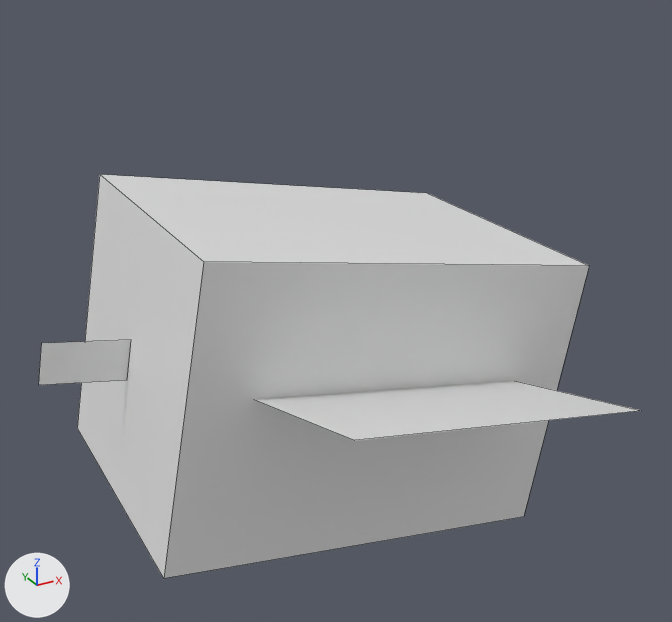
Before and after pictures for a commit that changed the FBX model Assets/Images/Bee/Bee.fbx.
Both versions are drawn from a camera (50 mm lens) standing at (-1.22, -2.38, 1.34) and looking at (0.09, 0.0, 0.16). Arrows for +X, +Y and +Z are at lower left; the lights stay in place. Mesh edges are drawn as thin lines. Where no turn or scale is listed for an object, it has been applied to the vertices.

The first picture shows 'BeeBase', 'Right Wing', 'Stinger'.
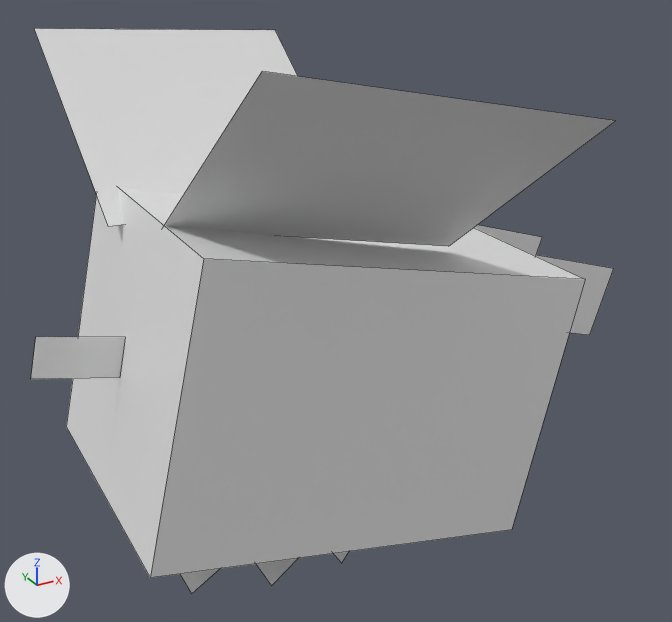
Pixel boxes [x1, y1, x2, y2] of what changed, in the pictures (672 x 622 px):
'BeeBase', reshaped, moved, turned, rescaled: before [77, 174, 589, 578]; after [31, 187, 585, 578]
'Right Wing', moved, turned: before [256, 381, 641, 440]; after [164, 71, 615, 246]
'Left Wing', shading changed, moved, turned (not visible before): after [34, 28, 297, 226]
'Stinger', deleted: before [39, 340, 131, 385]
'Attena', added: after [474, 225, 614, 335]
'Leg L2', reshaped, moved, turned (not visible before): after [256, 558, 298, 585]
'Leg L3', reshaped, moved, turned (not visible before): after [180, 569, 219, 593]
'Leg L1', reshaped, moved, turned (not visible before): after [333, 551, 349, 563]
part 1 of me_cube, cut back: before [77, 174, 589, 578]; after [31, 337, 126, 379]
part 2 of me_cube, added: after [66, 187, 585, 578]

Patch to the scene script:
```diff
--- a/Assets/Images/Bee/Bee.fbx.py
+++ b/Assets/Images/Bee/Bee.fbx.py
@@ me_plane_010 @@
 me_plane_010.from_pydata(...)  # 4 vertices, 1 face; spans x -1.0..1.0, y 0.0..2.0, z 0.0
 # used by ob_left_wing; location = (0.024, 0.185, 0.026); rotation_euler = (0.265, 0.189, 0.000609), in degrees (15, 11, 0); scale = (0.438, 0.375, 1.0)
+# me_plane_010 part 6: all faces are now shaded flat (1 of 1 changed)
 me_plane_010.materials.append(mat_bee)
@@ me_cube @@
 me_cube.from_pydata(...)  # 8 vertices, 6 faces; spans x -1.0..1.0, y -1.0..1.0, z -1.0..1.0
 # used by ob_beebase; location = (0.024, 0.0, 0.026); rotation_euler = (0.0, 0.189, 0.0), in degrees (0, 11, 0); scale = (0.625, 0.438, 0.438)
 # verts and faces of me_cube; kept vertices keep their numbers, new ones are numbered from 8
+# me_cube part 1
+delete_vertices([*range(0, 8)])  # with the faces that use them
+verts[16] = (-4.99, 0.0, -0.06)  # pixel (120, 377)
+verts[17] = (-6.99, 0.0, -0.06)  # pixel (30, 379)
+verts[18] = (-4.99, 0.0, 0.06)  # pixel (125, 337)
+verts[19] = (-6.99, 0.0, 0.06)  # pixel (35, 336)
+faces += [(16, 17, 19, 18)]
+# me_cube part 2
+verts[8] = (-5.0, 7.0, 0.44)
+verts[9] = (-5.0, 7.0, -0.44)  # pixel (66, 426)
+verts[10] = (-5.0, -7.0, 0.44)  # pixel (203, 258)
+verts[11] = (-5.0, -7.0, -0.44)  # pixel (150, 577)
+for new, old in zip([*range(12, 16)], [*range(8, 12)]): verts[new] = verts[old] + (10.0, 0.0, 0.0)
+faces += [(8, 10, 14, 12), (10, 11, 15, 14), (8, 9, 11, 10), (9, 13, 15, 11), (12, 14, 15, 13), (8, 12, 13, 9)]
 me_cube.materials.append(mat_bee)
@@ me_plane_005 @@
 me_plane_005.from_pydata(...)  # 4 vertices, 1 face; spans x 0.0, y -0.5..0.5, z -0.25..0.0
 # used by ob_leg_l2; location = (0.024, 0.253, 0.026); rotation_euler = (0.0, 0.189, 0.0), in degrees (0, 11, 0); scale = (0.0625, 0.125, 1.0)
+# me_plane_005 part 3: the loose piece of 4 vertices spanning x 0.0, y -0.5..0.5, z -0.25..0.0 is copied, and the copy is moved by (-0.009, -3.934, 0.0); it spans x -0.009, y -4.434..-3.434, z -0.25..0.0
 me_plane_005.materials.append(mat_bee)
@@ me_plane_004 @@
 me_plane_004.from_pydata(...)  # 4 vertices, 1 face; spans x 0.0, y -0.5..0.5, z -0.25..0.0
 # used by ob_leg_l1; location = (0.024, 0.122, 0.026); rotation_euler = (0.0, 0.189, 0.0), in degrees (0, 11, 0); scale = (0.0625, 0.125, 1.0)
+# me_plane_004 part 4: the loose piece of 4 vertices spanning x 0.0, y -0.5..0.5, z -0.25..0.0 is copied, and the copy is moved by (0.0, -1.969, 0.0); it spans x 0.0, y -2.469..-1.469, z -0.25..0.0
 me_plane_004.materials.append(mat_bee)
@@ me_plane_006 @@
 me_plane_006.from_pydata(...)  # 4 vertices, 1 face; spans x 0.0, y -0.5..0.5, z -0.25..0.0
 # used by ob_leg_l3; location = (0.024, 0.253, 0.026); rotation_euler = (0.0, 0.189, 0.0), in degrees (0, 11, 0); scale = (0.0625, 0.125, 1.0)
+# me_plane_006 part 5: the loose piece of 4 vertices spanning x 0.0, y -0.5..0.5, z -0.25..0.0 is copied, and the copy is moved by (0.0, -3.934, 0.0); it spans x 0.0, y -4.434..-3.434, z -0.25..0.0
 me_plane_006.materials.append(mat_bee)
@@ me_plane_1 @@
+me_plane_1.from_pydata([(0.357, 0.0, -0.113), (0.0, 0.0, 0.0), (0.433, 0.0, 0.125), (0.075, 0.0, 0.238), (0.0, -0.376, 0.0), (0.357, -0.376, -0.113), (0.075, -0.376, 0.238), (0.433, -0.376, 0.125)], [], [(0, 1, 3, 2), (4, 5, 7, 6)])
+me_plane_1.materials.append(mat_bee)  # its picture is missing
@@ ob_left_wing @@
 ob_left_wing = bpy.data.objects.new('Left Wing', me_plane_010)
-ob_left_wing.location = (0.024, 0.185, 0.026)
-ob_left_wing.rotation_euler = (0.265, 0.189, 0.000609)  # degrees (15, 11, 0)
+ob_left_wing.location = (-0.138, 0.185, 0.469)
+ob_left_wing.rotation_euler = (0.7, 0.0738, 0.0978)  # degrees (40, 4.2, 5.6)
 ob_left_wing.scale = (0.438, 0.375, 1.0)
@@ ob_beebase @@
 ob_beebase = bpy.data.objects.new('BeeBase', me_cube)
-ob_beebase.location = (0.024, 0.0, 0.026)
-ob_beebase.rotation_euler = (0.0, 0.189, 0.0)  # degrees (0, 11, 0)
-ob_beebase.scale = (0.625, 0.438, 0.438)
+ob_beebase.location = (0.001, 0.0, 0.012)
+ob_beebase.rotation_euler = (0.0, 0.231, 0.0)  # degrees (0, 13, 0)
+ob_beebase.scale = (0.125, 0.0625, 1.0)
@@ ob_leg_l2 @@
 ob_leg_l2 = bpy.data.objects.new('Leg L2', me_plane_005)
-ob_leg_l2.location = (0.024, 0.253, 0.026)
-ob_leg_l2.rotation_euler = (0.0, 0.189, 0.0)  # degrees (0, 11, 0)
+ob_leg_l2.location = (-0.099, 0.253, -0.415)
+ob_leg_l2.rotation_euler = (0.0, 0.947, 0.0)  # degrees (0, 54, 0)
 ob_leg_l2.scale = (0.0625, 0.125, 1.0)
@@ ob_stinger @@
-ob_stinger = bpy.data.objects.new('Stinger', me_plane_002)
@@ ob_leg_l1 @@
 ob_leg_l1 = bpy.data.objects.new('Leg L1', me_plane_004)
-ob_leg_l1.location = (0.024, 0.122, 0.026)
-ob_leg_l1.rotation_euler = (0.0, 0.189, 0.0)  # degrees (0, 11, 0)
+ob_leg_l1.location = (0.15, 0.122, -0.473)
+ob_leg_l1.rotation_euler = (0.0, 0.619, 0.0)  # degrees (0, 35, 0)
 ob_leg_l1.scale = (0.0625, 0.125, 1.0)
@@ ob_right_wing @@
 ob_right_wing = bpy.data.objects.new('Right Wing', me_plane_011)
-ob_right_wing.location = (0.024, -0.188, 0.026)
-ob_right_wing.rotation_euler = (-0.265, 0.189, -0.000609)  # degrees (-15, 11, -0)
+ob_right_wing.location = (-0.081, -0.188, 0.483)
+ob_right_wing.rotation_euler = (-0.712, 0.194, -0.0981)  # degrees (-41, 11, -5.6)
 ob_right_wing.scale = (0.438, 0.375, 1.0)
@@ ob_leg_l3 @@
 ob_leg_l3 = bpy.data.objects.new('Leg L3', me_plane_006)
-ob_leg_l3.location = (0.024, 0.253, 0.026)
-ob_leg_l3.rotation_euler = (0.0, 0.189, 0.0)  # degrees (0, 11, 0)
+ob_leg_l3.location = (-0.341, 0.253, -0.357)
+ob_leg_l3.rotation_euler = (0.0, 1.023, 0.0)  # degrees (0, 59, 0)
 ob_leg_l3.scale = (0.0625, 0.125, 1.0)
@@ ob_attena @@
+ob_attena = bpy.data.objects.new('Attena', me_plane_1)
+ob_attena.location = (0.652, 0.188, 0.052)
```
